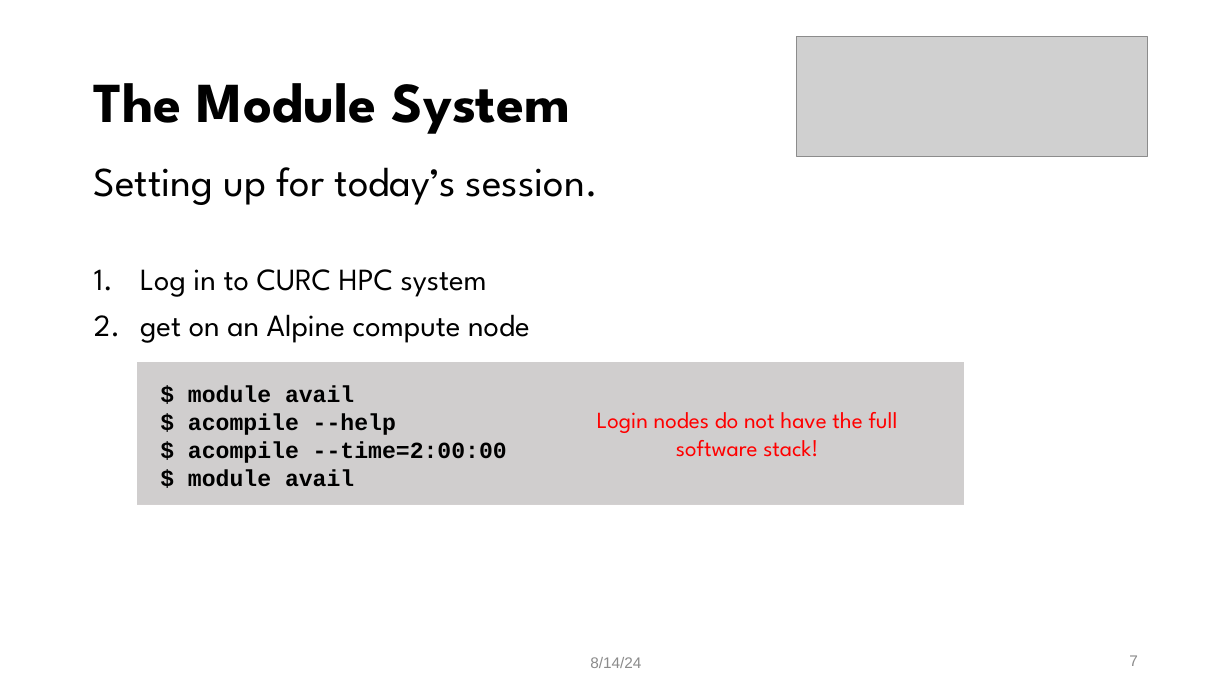
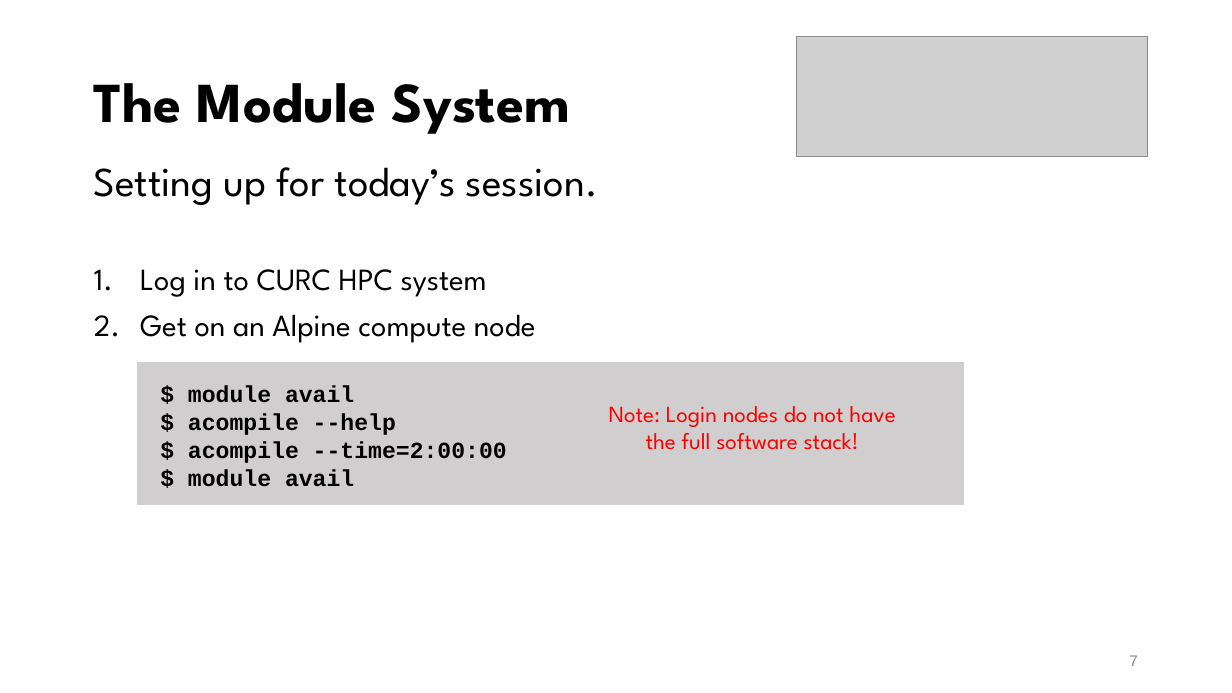
Before and after one commit to mohalkh5/hpc_fundamentals_micro_credential, a slide deck: slide 7 of installing_software/installing_software.pptx. Drawn at 1232x693 pixels with LibreOffice and Linux fonts; fonts in the diff are those of the drawing; grey boxes stand for pictures; background and template pictures are left out. Boxes give left, top, right and bottom in pixels: in the first picture for what was removed or moved away, otherwise in the second. Text is boxed around its words. In the diff, an @@ line names an element or a change of style, - is before the commit and + after.

```diff
--- a/installing_software/installing_software.pptx
+++ b/installing_software/installing_software.pptx
@@ text at box(140, 314, 536, 343): text changed @@
-2. get on an Alpine compute node
+2. Get on an Alpine compute node
@@ text at box(609, 406, 895, 450): text changed @@
-Login nodes do not have the full software stack!
+Note: Login nodes do not have the full software stack!
@@ text removed at box(590, 657, 641, 668) @@
-8/14/24
```
Also in this commit, not shown: 44 other slides changed.
